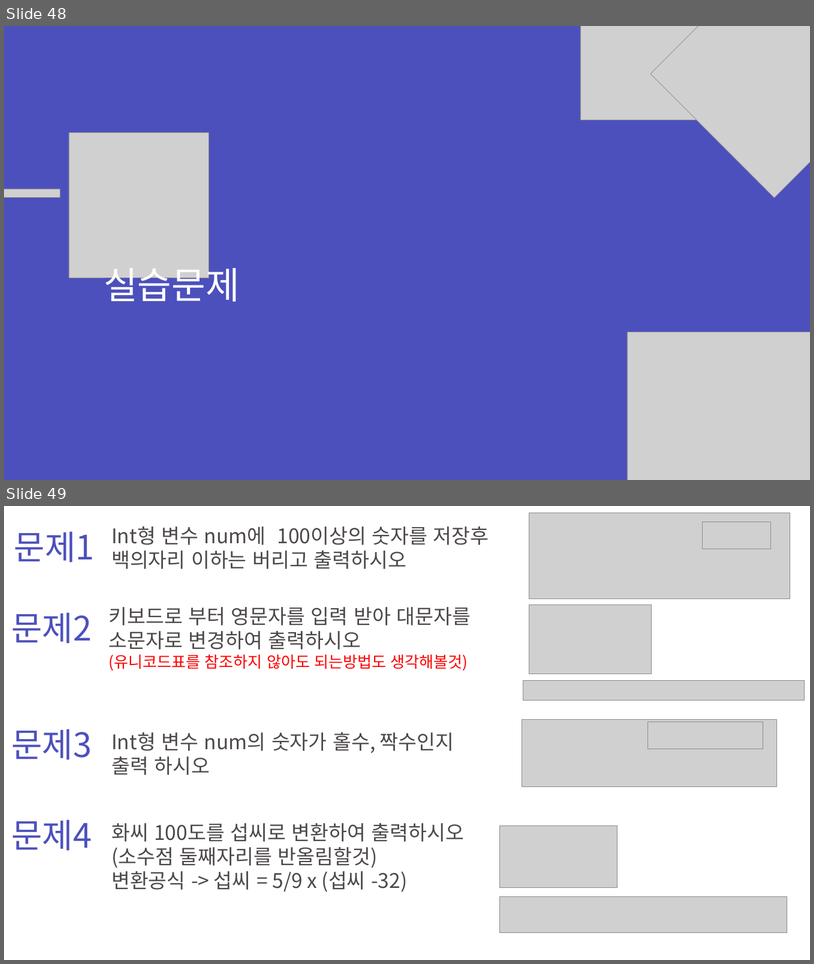
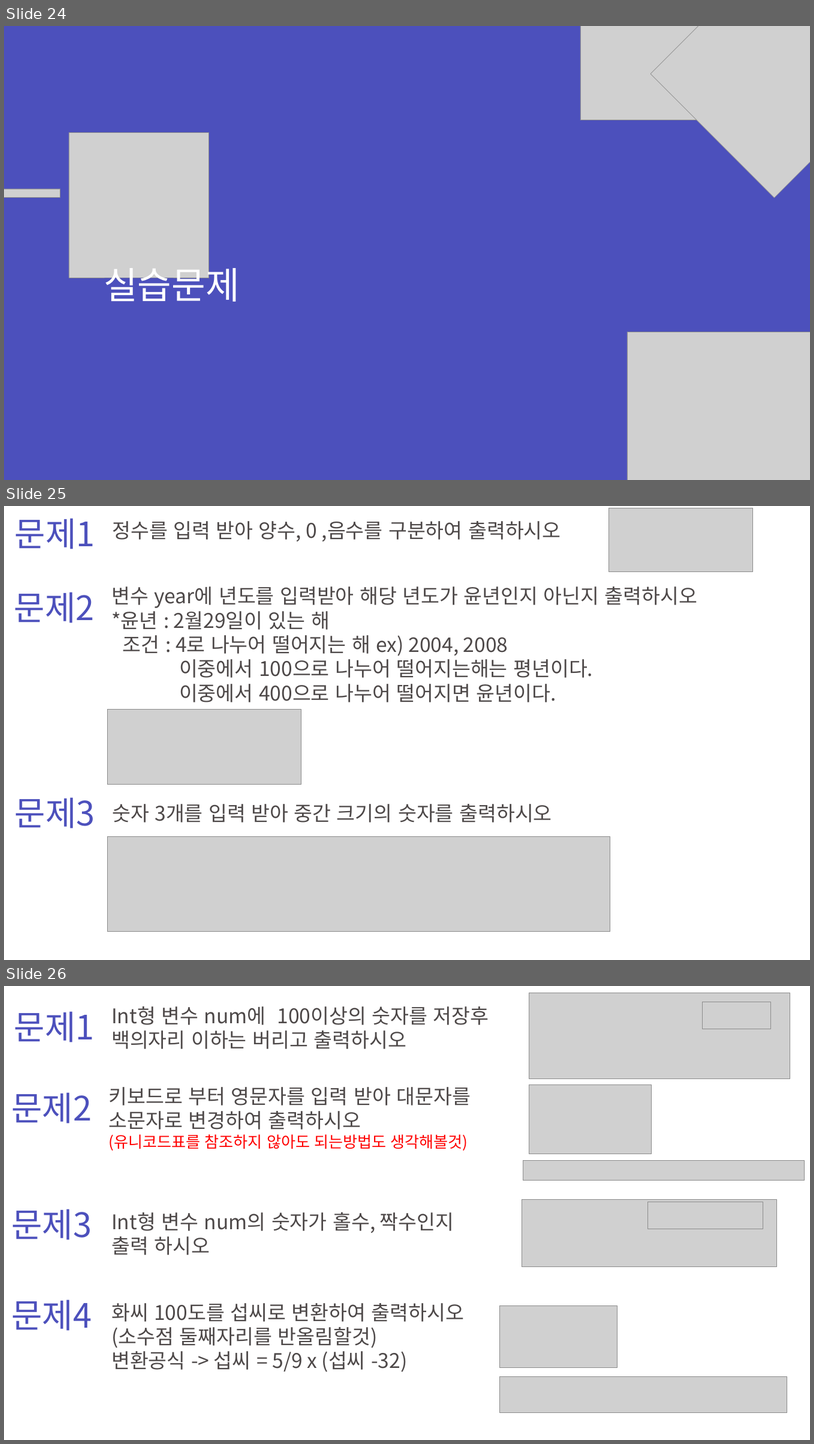
Before and after one commit to zest132/JavaLecture, a slide deck: JavaLecture/LectureFile/java 3강.pptx. Shown one above the other, each under a label of ours: slides 48 and 49 before the commit, slides 24, 25 and 26 after it. The pictures are 814x964 and 814x1444 pixels, drawn with LibreOffice and Linux fonts; fonts in the diff are those of the drawing; grey boxes stand for pictures. Boxes give left, top, right and bottom in pixels: in the first picture for what was removed or moved away, otherwise in the second. Text is boxed around its words. In the diff, an @@ line names an element or a change of style, - is before the commit and + after.

```diff
--- a/JavaLecture/LectureFile/java 3강.pptx
+++ b/JavaLecture/LectureFile/java 3강.pptx
@@ slide 25 added at bbox=[4, 506, 810, 960], background #FFFFFF @@
@@ text added at bbox=[15, 518, 95, 549], 60 pt, text #4C50BC @@
+문제1
@@ text added at bbox=[112, 521, 561, 541], 36 pt, text #4D4848 @@
+정수를 입력 받아 양수, 0 ,음수를 구분하여 출력하시오
@@ picture added at bbox=[609, 508, 753, 572] @@
@@ text added at bbox=[14, 592, 95, 623], 60 pt, text #4C50BC @@
+문제2
@@ text added at bbox=[111, 586, 698, 702], 36 pt, text #4D4848 @@
+변수 year에 년도를 입력받아 해당 년도가 윤년인지 아닌지 출력하시오
+*윤년 : 2월29일이 있는 해
+조건 : 4로 나누어 떨어지는 해 ex) 2004, 2008
+이중에서 100으로 나누어 떨어지는해는 평년이다.
+이중에서 400으로 나누어 떨어지면 윤년이다.
@@ picture added at bbox=[108, 709, 302, 784] @@
@@ text added at bbox=[15, 797, 95, 828], 60 pt, text #4C50BC @@
+문제3
@@ text added at bbox=[112, 804, 552, 822], 36 pt, text #4D4848 @@
+숫자 3개를 입력 받아 중간 크기의 숫자를 출력하시오
@@ picture added at bbox=[108, 836, 611, 931] @@
@@ what was slide 48 is now slide 24 @@
@@ what was slide 49 is now slide 26 @@
```
Also in this commit, not shown: 4 slides changed, 5 other slides added, 29 slides removed, 3 other files.
